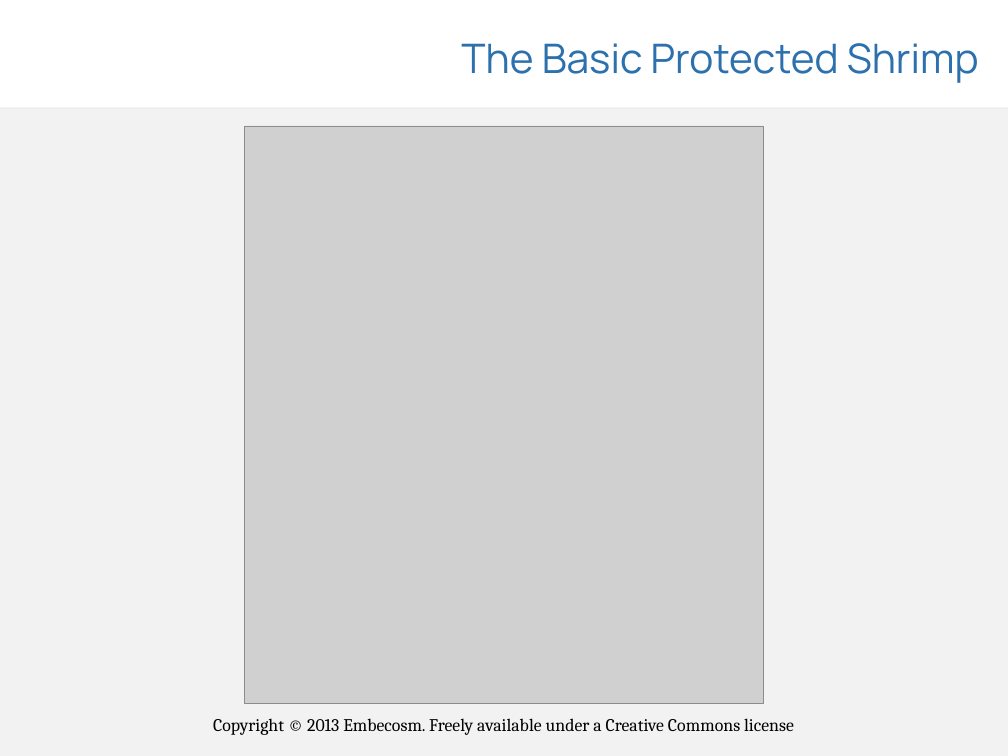
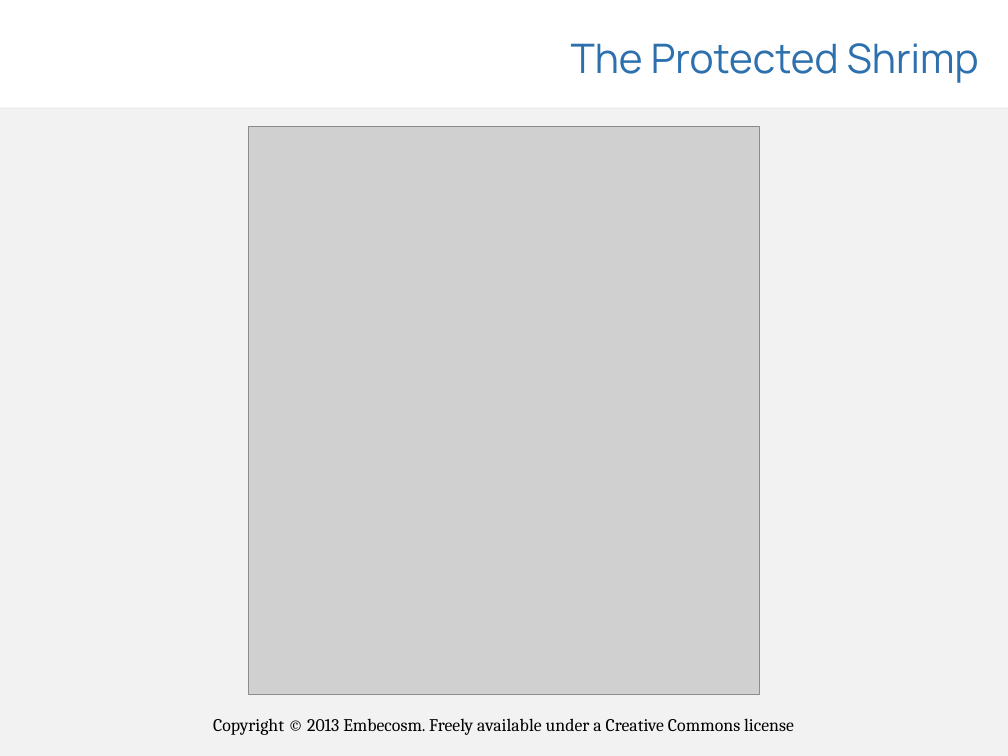
Before and after one commit to embecosm/shrimp-pov, a slide deck: slide 5 of presentations/shrimp-pov.odp. Drawn at 1008x756 pixels with LibreOffice and Linux fonts; fonts in the diff are those of the drawing; grey boxes stand for pictures; background and template pictures are left out. Boxes give left, top, right and bottom in pixels: in the first picture for what was removed or moved away, otherwise in the second. Text is boxed around its words. In the diff, an @@ line names an element or a change of style, - is before the commit and + after.

Commit message:
Complete rework to use minimal shrimp throughout and correct errors.
	* fritzing/minimal-shrimp-battery.fzz: Created.
	* fritzing/minimal-shrimp-blink-battery.fzz: Created.
	* fritzing/minimal-shrimp-blink.fzz: Created.
	* fritzing/minimal-shrimp-pov-battery.fzz: Created.
	* fritzing/minimal-shrimp-pov-resistor-battery.fzz: Created.
	* fritzing/minimal-shrimp-pov-resistor.fzz: Created.
	* fritzing/minimal-shrimp-pov.fzz: Created.
	* fritzing/minimal-shrimp.fzz: Circuit corrected.
	* fritzing/protected-shrimp-blink.fzz
	* fritzing/protected-shrimp-pov-resistor.fzz: Likewise.
	* fritzing/protected-shrimp-pov.fzz: Likewise.
	* fritzing/protected-shrimp.fzz: Likewise.
	* images/minimal-shrimp-battery-circuit.png: Generated.
	* images/minimal-shrimp-battery.png: Generated.
	* images/minimal-shrimp-blink-battery-circuit.png: Generated.
	* images/minimal-shrimp-blink-battery.png: Generated.
	* images/minimal-shrimp-blink-circuit.png: Generated.
	* images/minimal-shrimp-blink.png: Generated.
	* images/minimal-shrimp-circuit.png: Regenerated.
	* images/minimal-shrimp-pov-battery-circuit.png: Generated.
	* images/minimal-shrimp-pov-battery.png: Generated.
	* images/minimal-shrimp-pov-circuit.png: Generated.
	* images/minimal-shrimp-pov-resistor-battery-circuit.png: Generated.
	* images/minimal-shrimp-pov-resistor-battery.png: Generated.
	* images/minimal-shrimp-pov-resistor-circuit.png: Generated.
	* images/minimal-shrimp-pov-resistor.png: Generated.
	* images/minimal-shrimp-pov.png: Generated.
	* images/minimal-shrimp.png: Regenerated.
	* images/protected-shrimp-battery.png: Deleted.
	* images/protected-shrimp-blink-battery.png: Deleted.
	* images/protected-shrimp-blink.png: Deleted.
	* images/protected-shrimp-pov-resistor-battery.png: Deleted.
	* images/protected-shrimp-pov-resistor.png: Deleted.
	* images/protected-shrimp-pov.png: Deleted.
	* images/protected-shrimp.png: Regenerated.
	* presentations/shrimp-pov.odp: New images inserted, and changed
	to use minimal shrimp throughout.

```diff
--- a/presentations/shrimp-pov.odp
+++ b/presentations/shrimp-pov.odp
@@ title at (x1=571, y1=43, x2=979, y2=83): text changed @@
-The Basic Protected Shrimp
+The Protected Shrimp
@@ picture resized from (x1=244, y1=126, x2=764, y2=703) to (x1=249, y1=126, x2=760, y2=694) @@
```
Also in this commit, not shown: 7 other slides changed, 36 other files.
